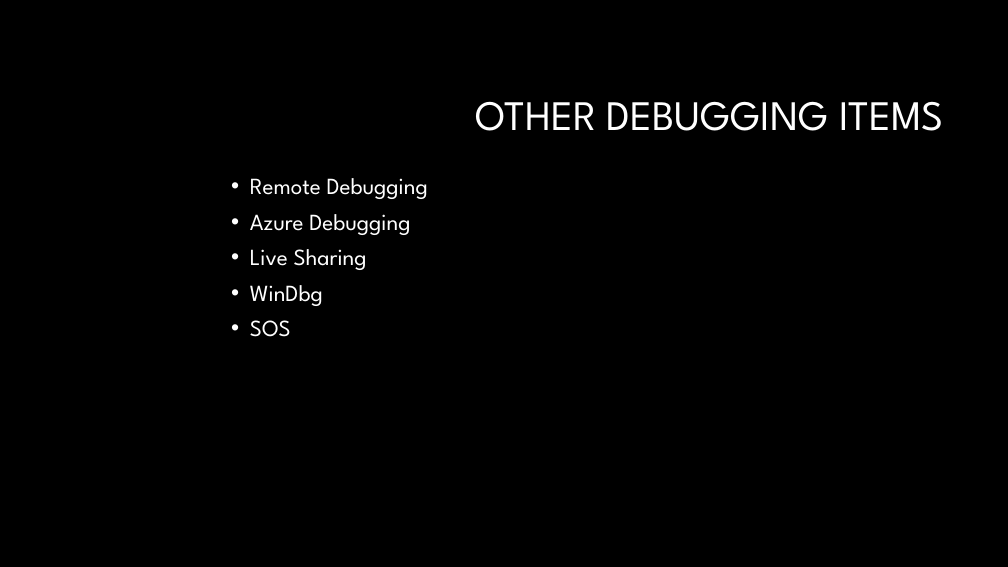
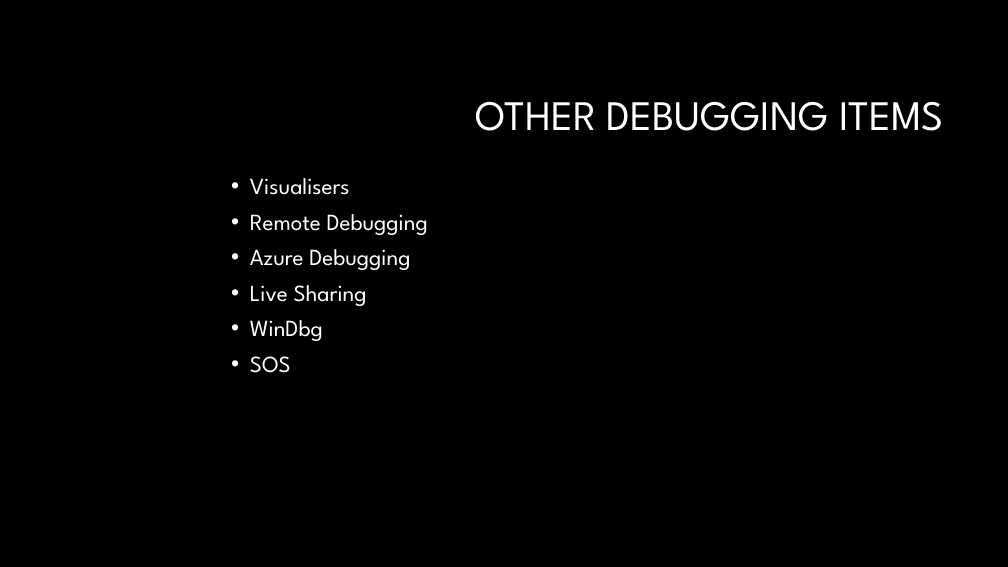
Before and after one commit to GBPhilip/Debugging, a slide deck: slide 10 of Debugging1.pptx (slide 58 before the commit). Drawn at 1008x567 pixels with LibreOffice and Linux fonts; fonts in the diff are those of the drawing; background and template pictures are left out. Boxes give left, top, right and bottom in pixels: in the first picture for what was removed or moved away, otherwise in the second. Text is boxed around its words. In the diff, an @@ line names an element or a change of style, - is before the commit and + after.

```diff
--- a/Debugging1.pptx
+++ b/Debugging1.pptx
@@ text at (250,178,350,195): paragraph added @@
+• Visualisers
```
Also in this commit, not shown: 9 other slides changed, 48 slides removed, 5 other files.
